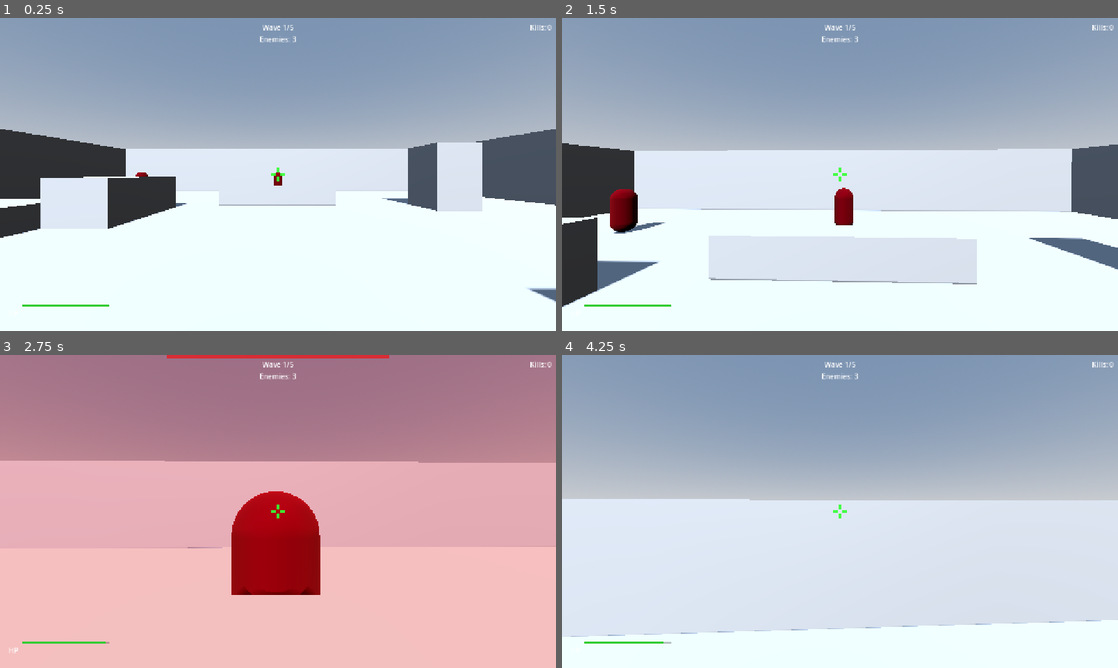
Above: before the commit, frames 1-4 (two rows, left to right).
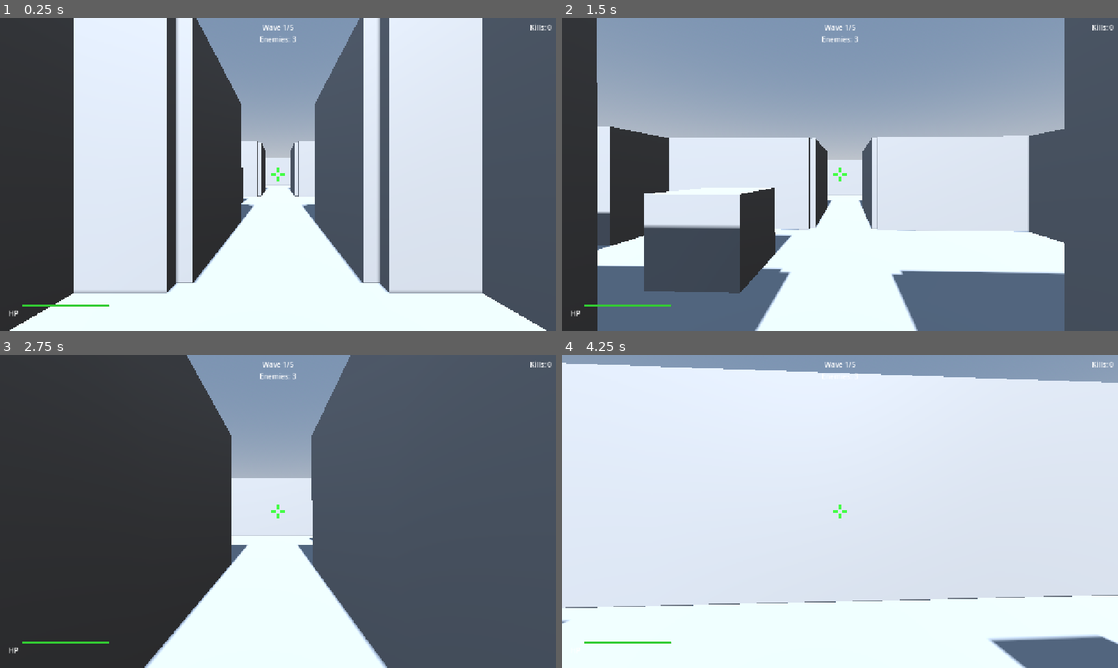
Above: after the commit, the same moments.

Repository: yarlson/hollows
Game: Godot game, scene res://scenes/levels/labyrinth.tscn
Two runs of this game, one before a commit and one after it. Both use one fixed random seed, a clock stepped at 60 frames per second and the inputs below. Before the commit the project starts from res://scenes/levels/arena.tscn.
Inputs (mouse positions are in pixels of both pictures, inside the frame that each line leads up to):
- Up to frame 1 (0.25 s): no input
- Up to frame 2 (1.5 s): tap Enter at 0.5 s; move the mouse to (867, 174) at 0.52 s; press the mouse at (867, 174) at 0.53 s; hold W (move_forward) from 0.53 s (still down); tap Space (jump) at 0.77 s; move the mouse to (812, 174) at 1.27 s; release the mouse at (812, 174) at 1.28 s; click (812, 174) at 1.35 s
- Up to frame 3 (2.75 s): keep holding W (move_forward); tap Space (jump) at 1.52 s; move the mouse to (289, 505) at 2.02 s; press the mouse at (289, 505) at 2.03 s
- Up to frame 4 (4.25 s): keep holding W (move_forward); move the mouse to (834, 517) at 2.77 s; release the mouse at (834, 517) at 2.78 s; click (834, 517) at 2.85 s; tap Space (jump) at 3.02, 3.77 s; move the mouse to (878, 514) at 3.52 s; press the mouse at (878, 514) at 3.53 s

The runs differ from the first frame. In frame 1, 62% of the frame differs, in the area x 0-100%, y 0-100%; in frame 2, 43%; in frame 3, 100%; in frame 4, 51%.

Commit message:
Replace wave-based arena with labyrinth exploration level featuring static enemy placement, key-and-door progression, and exit trigger victory condition to shift from survival combat to spatial navigation and resource management, using interconnected rooms with placed enemies and pickups instead of dynamic spawning to create a more structured single-playthrough experience with clear objectives

Diff:
--- a/project.godot
+++ b/project.godot
@@ -11,7 +11,7 @@
 [application]
 
 config/name="FPS Prototype"
-run/main_scene="res://scenes/levels/arena.tscn"
+run/main_scene="res://scenes/levels/labyrinth.tscn"
 config/features=PackedStringArray("4.6", "Forward Plus")
 
 [display]
--- /dev/null
+++ b/scenes/levels/labyrinth.gd
@@ -0,0 +1,31 @@
+extends Node3D
+
+var _game_over: bool = false
+var _kills: int = 0
+var _elapsed_time: float = 0.0
+
+@onready var _player: CharacterBody3D = $Player
+@onready var _hud: CanvasLayer = $HUD
+
+
+func _ready() -> void:
+	_player.add_to_group(&"player")
+	_player.health_changed.connect(_hud.update_health)
+	_player.hit_landed.connect(_hud.flash_hitmarker)
+	_player.damage_taken_from.connect(_hud.show_damage_direction)
+	_player.died.connect(_on_player_died)
+	_hud.restart_requested.connect(_on_restart)
+
+
+func _process(delta: float) -> void:
+	if not _game_over:
+		_elapsed_time += delta
+
+
+func _on_player_died() -> void:
+	_game_over = true
+	_hud.show_game_over(_kills, 0, 0)
+
+
+func _on_restart() -> void:
+	get_tree().change_scene_to_file.call_deferred("res://scenes/levels/labyrinth.tscn")
--- /dev/null
+++ b/scenes/levels/labyrinth.tscn
@@ -0,0 +1,363 @@
+[gd_scene load_steps=6 format=3]
+
+[ext_resource type="Script" path="res://scenes/levels/labyrinth.gd" id="0_script"]
+[ext_resource type="PackedScene" path="res://scenes/player/player.tscn" id="1_player"]
+[ext_resource type="PackedScene" path="res://scenes/ui/hud.tscn" id="2_hud"]
+
+[sub_resource type="ProceduralSkyMaterial" id="ProceduralSkyMaterial_1"]
+
+[sub_resource type="Sky" id="Sky_1"]
+sky_material = SubResource("ProceduralSkyMaterial_1")
+
+[sub_resource type="Environment" id="Environment_1"]
+background_mode = 2
+sky = SubResource("Sky_1")
+ambient_light_source = 3
+ambient_light_energy = 0.5
+tonemap_mode = 3
+
+[node name="Labyrinth" type="Node3D"]
+script = ExtResource("0_script")
+
+[node name="DirectionalLight3D" type="DirectionalLight3D" parent="."]
+transform = Transform3D(1, 0, 0, 0, 0.707107, 0.707107, 0, -0.707107, 0.707107, 0, 10, 0)
+shadow_enabled = true
+
+[node name="WorldEnvironment" type="WorldEnvironment" parent="."]
+environment = SubResource("Environment_1")
+
+[node name="Geometry" type="Node3D" parent="."]
+
+[node name="Floor" type="CSGBox3D" parent="Geometry"]
+transform = Transform3D(1, 0, 0, 0, 1, 0, 0, 0, 1, 0, -0.5, 12)
+use_collision = true
+collision_layer = 1
+collision_mask = 0
+size = Vector3(36, 1, 36)
+
+[node name="SpawnSouth" type="CSGBox3D" parent="Geometry"]
+transform = Transform3D(1, 0, 0, 0, 1, 0, 0, 0, 1, 0, 2, 28)
+use_collision = true
+collision_layer = 1
+collision_mask = 0
+size = Vector3(6, 4, 0.5)
+
+[node name="SpawnWest" type="CSGBox3D" parent="Geometry"]
+transform = Transform3D(1, 0, 0, 0, 1, 0, 0, 0, 1, -3, 2, 23)
+use_collision = true
+collision_layer = 1
+collision_mask = 0
+size = Vector3(0.5, 4, 10)
+
+[node name="SpawnEast" type="CSGBox3D" parent="Geometry"]
+transform = Transform3D(1, 0, 0, 0, 1, 0, 0, 0, 1, 3, 2, 23)
+use_collision = true
+collision_layer = 1
+collision_mask = 0
+size = Vector3(0.5, 4, 10)
+
+[node name="SpawnNorthL" type="CSGBox3D" parent="Geometry"]
+transform = Transform3D(1, 0, 0, 0, 1, 0, 0, 0, 1, -2.25, 2, 22)
+use_collision = true
+collision_layer = 1
+collision_mask = 0
+size = Vector3(1.5, 4, 0.5)
+
+[node name="SpawnNorthR" type="CSGBox3D" parent="Geometry"]
+transform = Transform3D(1, 0, 0, 0, 1, 0, 0, 0, 1, 2.25, 2, 22)
+use_collision = true
+collision_layer = 1
+collision_mask = 0
+size = Vector3(1.5, 4, 0.5)
+
+[node name="CorridorSWest" type="CSGBox3D" parent="Geometry"]
+transform = Transform3D(1, 0, 0, 0, 1, 0, 0, 0, 1, -1.5, 2, 20)
+use_collision = true
+collision_layer = 1
+collision_mask = 0
+size = Vector3(0.5, 4, 4)
+
+[node name="CorridorSEast" type="CSGBox3D" parent="Geometry"]
+transform = Transform3D(1, 0, 0, 0, 1, 0, 0, 0, 1, 1.5, 2, 20)
+use_collision = true
+collision_layer = 1
+collision_mask = 0
+size = Vector3(0.5, 4, 4)
+
+[node name="SHallSouthL" type="CSGBox3D" parent="Geometry"]
+transform = Transform3D(1, 0, 0, 0, 1, 0, 0, 0, 1, -4.75, 2, 18)
+use_collision = true
+collision_layer = 1
+collision_mask = 0
+size = Vector3(6.5, 4, 0.5)
+
+[node name="SHallSouthR" type="CSGBox3D" parent="Geometry"]
+transform = Transform3D(1, 0, 0, 0, 1, 0, 0, 0, 1, 4.75, 2, 18)
+use_collision = true
+collision_layer = 1
+collision_mask = 0
+size = Vector3(6.5, 4, 0.5)
+
+[node name="SHallNorthL" type="CSGBox3D" parent="Geometry"]
+transform = Transform3D(1, 0, 0, 0, 1, 0, 0, 0, 1, -4.75, 2, 10)
+use_collision = true
+collision_layer = 1
+collision_mask = 0
+size = Vector3(6.5, 4, 0.5)
+
+[node name="SHallNorthR" type="CSGBox3D" parent="Geometry"]
+transform = Transform3D(1, 0, 0, 0, 1, 0, 0, 0, 1, 4.75, 2, 10)
+use_collision = true
+collision_layer = 1
+collision_mask = 0
+size = Vector3(6.5, 4, 0.5)
+
+[node name="SHallWestS" type="CSGBox3D" parent="Geometry"]
+transform = Transform3D(1, 0, 0, 0, 1, 0, 0, 0, 1, -8, 2, 11.25)
+use_collision = true
+collision_layer = 1
+collision_mask = 0
+size = Vector3(0.5, 4, 2.5)
+
+[node name="SHallWestN" type="CSGBox3D" parent="Geometry"]
+transform = Transform3D(1, 0, 0, 0, 1, 0, 0, 0, 1, -8, 2, 16.75)
+use_collision = true
+collision_layer = 1
+collision_mask = 0
+size = Vector3(0.5, 4, 2.5)
+
+[node name="SHallEastS" type="CSGBox3D" parent="Geometry"]
+transform = Transform3D(1, 0, 0, 0, 1, 0, 0, 0, 1, 8, 2, 11.25)
+use_collision = true
+collision_layer = 1
+collision_mask = 0
+size = Vector3(0.5, 4, 2.5)
+
+[node name="SHallEastN" type="CSGBox3D" parent="Geometry"]
+transform = Transform3D(1, 0, 0, 0, 1, 0, 0, 0, 1, 8, 2, 16.75)
+use_collision = true
+collision_layer = 1
+collision_mask = 0
+size = Vector3(0.5, 4, 2.5)
+
+[node name="CombatWNorth" type="CSGBox3D" parent="Geometry"]
+transform = Transform3D(1, 0, 0, 0, 1, 0, 0, 0, 1, -12, 2, 10)
+use_collision = true
+collision_layer = 1
+collision_mask = 0
+size = Vector3(8, 4, 0.5)
+
+[node name="CombatWSouth" type="CSGBox3D" parent="Geometry"]
+transform = Transform3D(1, 0, 0, 0, 1, 0, 0, 0, 1, -12, 2, 18)
+use_collision = true
+collision_layer = 1
+collision_mask = 0
+size = Vector3(8, 4, 0.5)
+
+[node name="CombatWWest" type="CSGBox3D" parent="Geometry"]
+transform = Transform3D(1, 0, 0, 0, 1, 0, 0, 0, 1, -16, 2, 14)
+use_collision = true
+collision_layer = 1
+collision_mask = 0
+size = Vector3(0.5, 4, 8)
+
+[node name="CombatENorth" type="CSGBox3D" parent="Geometry"]
+transform = Transform3D(1, 0, 0, 0, 1, 0, 0, 0, 1, 12, 2, 10)
+use_collision = true
+collision_layer = 1
+collision_mask = 0
+size = Vector3(8, 4, 0.5)
+
+[node name="CombatESouth" type="CSGBox3D" parent="Geometry"]
+transform = Transform3D(1, 0, 0, 0, 1, 0, 0, 0, 1, 12, 2, 18)
+use_collision = true
+collision_layer = 1
+collision_mask = 0
+size = Vector3(8, 4, 0.5)
+
+[node name="CombatEEast" type="CSGBox3D" parent="Geometry"]
+transform = Transform3D(1, 0, 0, 0, 1, 0, 0, 0, 1, 16, 2, 14)
+use_collision = true
+collision_layer = 1
+collision_mask = 0
+size = Vector3(0.5, 4, 8)
+
+[node name="CorridorNWest" type="CSGBox3D" parent="Geometry"]
+transform = Transform3D(1, 0, 0, 0, 1, 0, 0, 0, 1, -1.5, 2, 7)
+use_collision = true
+collision_layer = 1
+collision_mask = 0
+size = Vector3(0.5, 4, 6)
+
+[node name="CorridorNEast" type="CSGBox3D" parent="Geometry"]
+transform = Transform3D(1, 0, 0, 0, 1, 0, 0, 0, 1, 1.5, 2, 7)
+use_collision = true
+collision_layer = 1
+collision_mask = 0
+size = Vector3(0.5, 4, 6)
+
+[node name="NorthWall" type="CSGBox3D" parent="Geometry"]
+transform = Transform3D(1, 0, 0, 0, 1, 0, 0, 0, 1, 0, 2, -4)
+use_collision = true
+collision_layer = 1
+collision_mask = 0
+size = Vector3(32, 4, 0.5)
+
+[node name="NHallSouthL" type="CSGBox3D" parent="Geometry"]
+transform = Transform3D(1, 0, 0, 0, 1, 0, 0, 0, 1, -4.75, 2, 4)
+use_collision = true
+collision_layer = 1
+collision_mask = 0
+size = Vector3(6.5, 4, 0.5)
+
+[node name="NHallSouthR" type="CSGBox3D" parent="Geometry"]
+transform = Transform3D(1, 0, 0, 0, 1, 0, 0, 0, 1, 4.75, 2, 4)
+use_collision = true
+collision_layer = 1
+collision_mask = 0
+size = Vector3(6.5, 4, 0.5)
+
+[node name="NHallWestUpper" type="CSGBox3D" parent="Geometry"]
+transform = Transform3D(1, 0, 0, 0, 1, 0, 0, 0, 1, -8, 2, -2.25)
+use_collision = true
+collision_layer = 1
+collision_mask = 0
+size = Vector3(0.5, 4, 3.5)
+
+[node name="NHallWestLower" type="CSGBox3D" parent="Geometry"]
+transform = Transform3D(1, 0, 0, 0, 1, 0, 0, 0, 1, -8, 2, 3.25)
+use_collision = true
+collision_layer = 1
+collision_mask = 0
+size = Vector3(0.5, 4, 1.5)
+
+[node name="NHallEastUpper" type="CSGBox3D" parent="Geometry"]
+transform = Transform3D(1, 0, 0, 0, 1, 0, 0, 0, 1, 8, 2, -2.75)
+use_collision = true
+collision_layer = 1
+collision_mask = 0
+size = Vector3(0.5, 4, 2.5)
+
+[node name="NHallEastLower" type="CSGBox3D" parent="Geometry"]
+transform = Transform3D(1, 0, 0, 0, 1, 0, 0, 0, 1, 8, 2, 2.75)
+use_collision = true
+collision_layer = 1
+collision_mask = 0
+size = Vector3(0.5, 4, 2.5)
+
+[node name="KeyRoomSouth" type="CSGBox3D" parent="Geometry"]
+transform = Transform3D(1, 0, 0, 0, 1, 0, 0, 0, 1, 12, 2, 4)
+use_collision = true
+collision_layer = 1
+collision_mask = 0
+size = Vector3(8, 4, 0.5)
+
+[node name="KeyRoomEast" type="CSGBox3D" parent="Geometry"]
+transform = Transform3D(1, 0, 0, 0, 1, 0, 0, 0, 1, 16, 2, 0)
+use_collision = true
+collision_layer = 1
+collision_mask = 0
+size = Vector3(0.5, 4, 8)
+
+[node name="NWCorrNorth" type="CSGBox3D" parent="Geometry"]
+transform = Transform3D(1, 0, 0, 0, 1, 0, 0, 0, 1, -10, 2, -0.5)
+use_collision = true
+collision_layer = 1
+collision_mask = 0
+size = Vector3(4, 4, 0.5)
+
+[node name="NWCorrSouth" type="CSGBox3D" parent="Geometry"]
+transform = Transform3D(1, 0, 0, 0, 1, 0, 0, 0, 1, -10, 2, 2.5)
+use_collision = true
+collision_layer = 1
+collision_mask = 0
+size = Vector3(4, 4, 0.5)
+
+[node name="DoorFrameUpper" type="CSGBox3D" parent="Geometry"]
+transform = Transform3D(1, 0, 0, 0, 1, 0, 0, 0, 1, -12, 2, -2.25)
+use_collision = true
+collision_layer = 1
+collision_mask = 0
+size = Vector3(0.5, 4, 3.5)
+
+[node name="DoorFrameLower" type="CSGBox3D" parent="Geometry"]
+transform = Transform3D(1, 0, 0, 0, 1, 0, 0, 0, 1, -12, 2, 3.25)
+use_collision = true
+collision_layer = 1
+collision_mask = 0
+size = Vector3(0.5, 4, 1.5)
+
+[node name="ExitRoomSouth" type="CSGBox3D" parent="Geometry"]
+transform = Transform3D(1, 0, 0, 0, 1, 0, 0, 0, 1, -14, 2, 4)
+use_collision = true
+collision_layer = 1
+collision_mask = 0
+size = Vector3(4, 4, 0.5)
+
+[node name="ExitRoomWest" type="CSGBox3D" parent="Geometry"]
+transform = Transform3D(1, 0, 0, 0, 1, 0, 0, 0, 1, -16, 2, 0)
+use_collision = true
+collision_layer = 1
+collision_mask = 0
+size = Vector3(0.5, 4, 8)
+
+[node name="PerimWest" type="CSGBox3D" parent="Geometry"]
+transform = Transform3D(1, 0, 0, 0, 1, 0, 0, 0, 1, -16, 2, 7)
+use_collision = true
+collision_layer = 1
+collision_mask = 0
+size = Vector3(0.5, 4, 6)
+
+[node name="PerimEast" type="CSGBox3D" parent="Geometry"]
+transform = Transform3D(1, 0, 0, 0, 1, 0, 0, 0, 1, 16, 2, 7)
+use_collision = true
+collision_layer = 1
+collision_mask = 0
+size = Vector3(0.5, 4, 6)
+
+[node name="SouthHallPillar" type="CSGBox3D" parent="Geometry"]
+transform = Transform3D(1, 0, 0, 0, 1, 0, 0, 0, 1, -3, 1, 14)
+use_collision = true
+collision_layer = 1
+collision_mask = 0
+size = Vector3(2, 2, 2)
+
+[node name="CombatWCover" type="CSGBox3D" parent="Geometry"]
+transform = Transform3D(1, 0, 0, 0, 1, 0, 0, 0, 1, -12, 0.5, 14)
+use_collision = true
+collision_layer = 1
+collision_mask = 0
+size = Vector3(4, 1, 1)
+
+[node name="CombatEBox" type="CSGBox3D" parent="Geometry"]
+transform = Transform3D(1, 0, 0, 0, 1, 0, 0, 0, 1, 12, 0.75, 12)
+use_collision = true
+collision_layer = 1
+collision_mask = 0
+size = Vector3(1.5, 1.5, 1.5)
+
+[node name="NorthHallPillar" type="CSGBox3D" parent="Geometry"]
+transform = Transform3D(1, 0, 0, 0, 1, 0, 0, 0, 1, 3, 1.5, 1)
+use_collision = true
+collision_layer = 1
+collision_mask = 0
+size = Vector3(1.5, 3, 1.5)
+
+[node name="KeyRoomCover" type="CSGBox3D" parent="Geometry"]
+transform = Transform3D(1, 0, 0, 0, 1, 0, 0, 0, 1, 12, 0.5, 0)
+use_collision = true
+collision_layer = 1
+collision_mask = 0
+size = Vector3(3, 1, 1)
+
+[node name="NorthHallColumn" type="CSGBox3D" parent="Geometry"]
+transform = Transform3D(1, 0, 0, 0, 1, 0, 0, 0, 1, -4, 1.5, 0)
+use_collision = true
+collision_layer = 1
+collision_mask = 0
+size = Vector3(1, 3, 1)
+
+[node name="Player" parent="." instance=ExtResource("1_player")]
+transform = Transform3D(1, 0, 0, 0, 1, 0, 0, 0, 1, 0, 0, 25)
+
+[node name="HUD" parent="." instance=ExtResource("2_hud")]
Not shown, changed: docs/context/practices.md
Not shown, changed: docs/context/summary.md
Not shown, changed: docs/context/terminology.md
